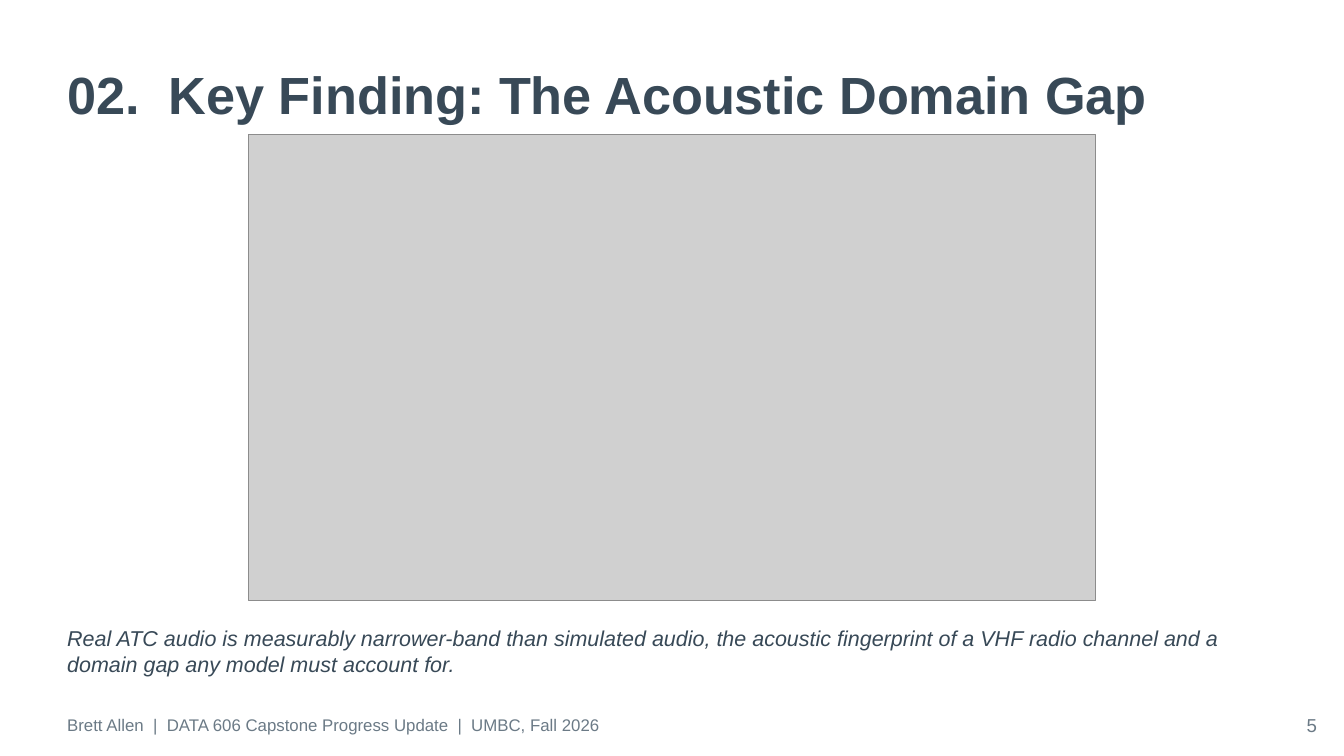
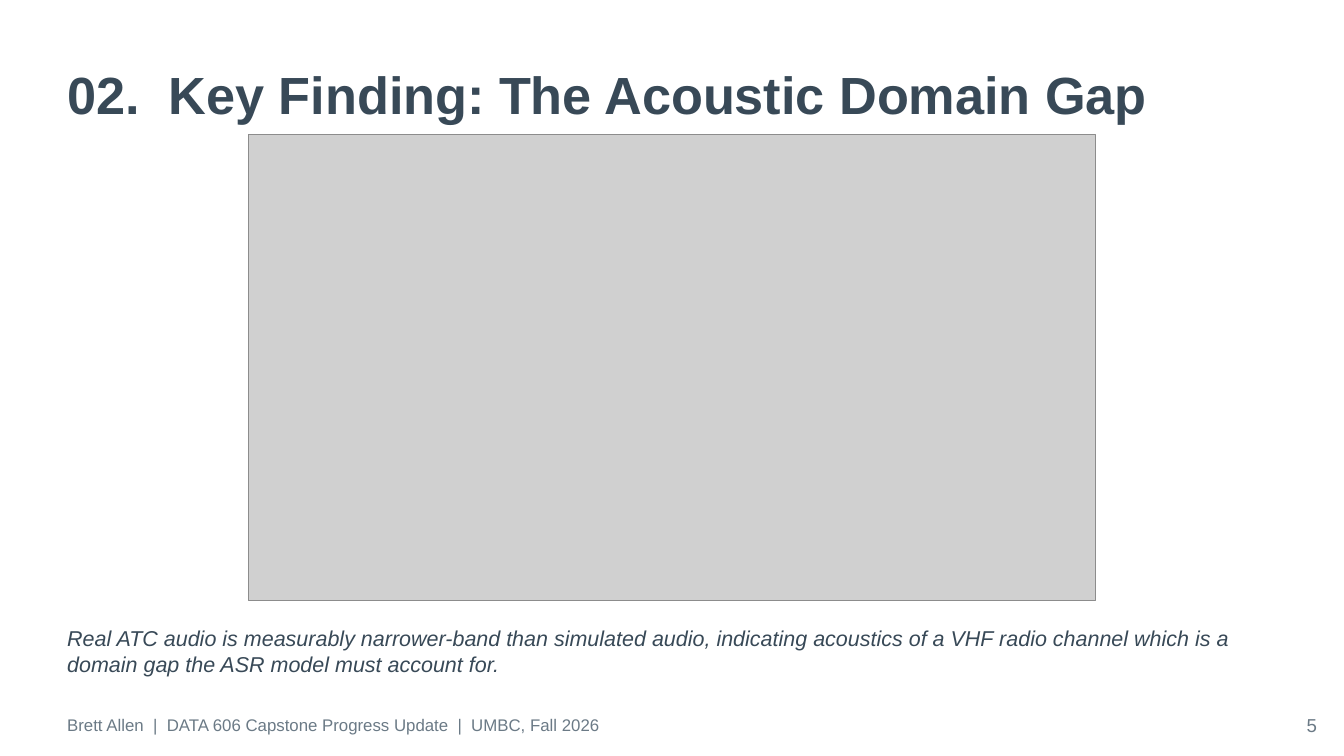
Before and after one commit to BrettFX/UMBC-DATA606-Capstone, a slide deck: slide 5 of docs/Allen_DATA_606_Capstone_Progress_Update.pptx. Drawn at 1344x756 pixels with LibreOffice and Linux fonts; fonts in the diff are those of the drawing; grey boxes stand for pictures. Boxes give left, top, right and bottom in pixels: in the first picture for what was removed or moved away, otherwise in the second. Text is boxed around its words. In the diff, an @@ line names an element or a change of style, - is before the commit and + after.

```diff
--- a/docs/Allen_DATA_606_Capstone_Progress_Update.pptx
+++ b/docs/Allen_DATA_606_Capstone_Progress_Update.pptx
@@ text at <box>67,630,1229,677</box>: text changed @@
-Real ATC audio is measurably narrower-band than simulated audio, the acoustic fingerprint of a VHF radio channel and a domain gap any model must account for.
+Real ATC audio is measurably narrower-band than simulated audio, indicating acoustics of a VHF radio channel which is a domain gap the ASR model must account for.
```
Also in this commit, not shown: 8 other slides changed.
